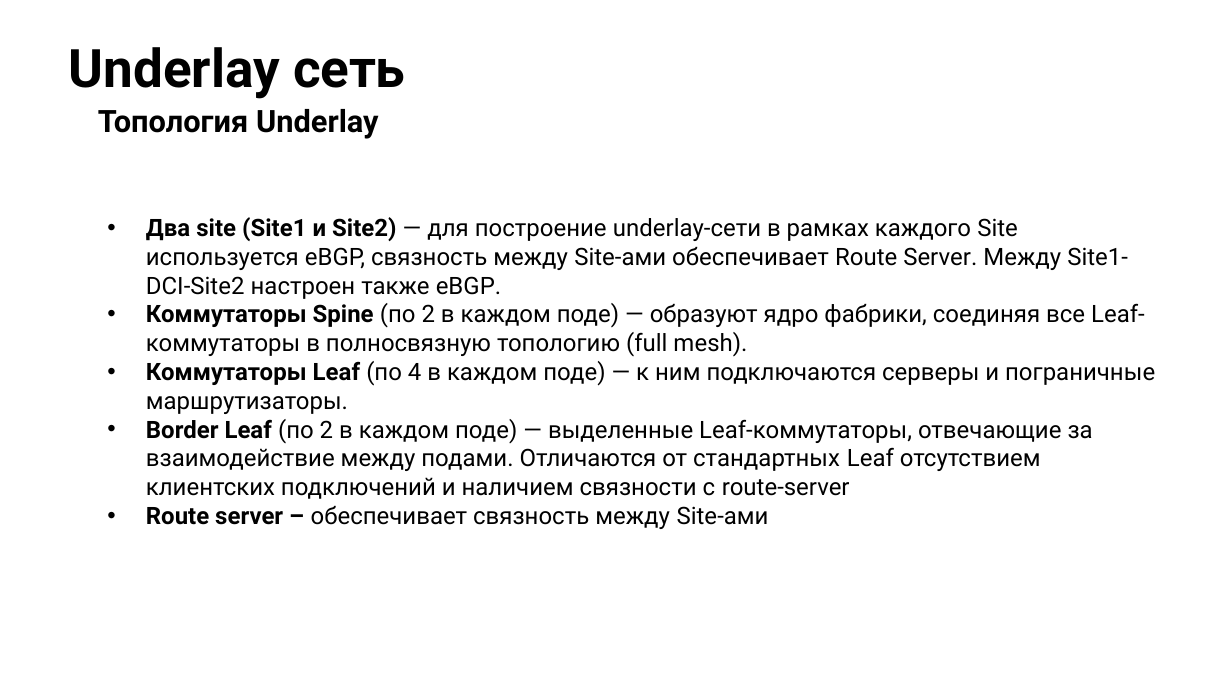
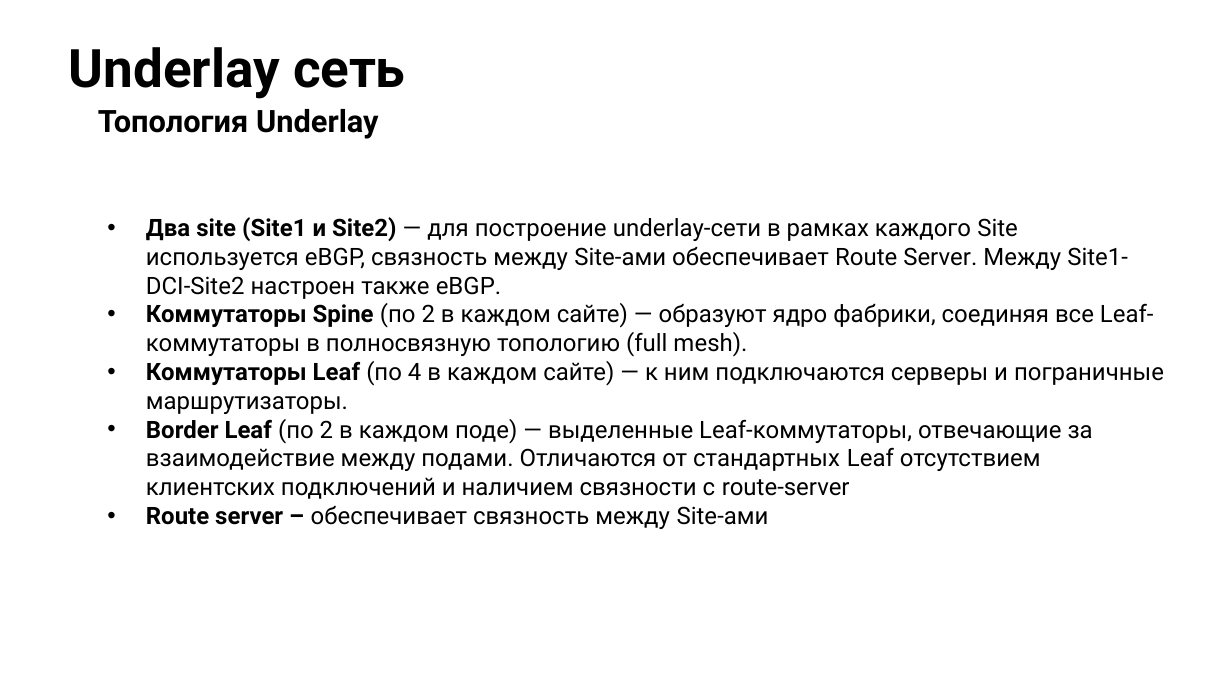
Before and after one commit to Danilovich89/otus_DC_design, a slide deck: slide 6 of lab_09_Solovyev_project/презентация.pptx. Drawn at 1232x693 pixels with LibreOffice and Linux fonts; fonts in the diff are those of the drawing; background and template pictures are left out. Boxes give left, top, right and bottom in pixels: in the first picture for what was removed or moved away, otherwise in the second. Text is boxed around its words. In the diff, an @@ line names an element or a change of style, - is before the commit and + after.

```diff
--- a/lab_09_Solovyev_project/презентация.pptx
+++ b/lab_09_Solovyev_project/презентация.pptx
@@ text at [146,303,1164,414]: text changed @@
-• Коммутаторы Spine (по 2 в каждом поде) — образуют ядро фабрики, соединяя все Leaf-коммутаторы в полносвязную топологию (full mesh).
-• Коммутаторы Leaf (по 4 в каждом поде) — к ним подключаются серверы и пограничные маршрутизаторы.
+• Коммутаторы Spine (по 2 в каждом сайте) — образуют ядро фабрики, соединяя все Leaf-коммутаторы в полносвязную топологию (full mesh).
+• Коммутаторы Leaf (по 4 в каждом сайте) — к ним подключаются серверы и пограничные маршрутизаторы.
```
Also in this commit, not shown: 7 other slides changed, 2 slides added, 1 slide removed.
